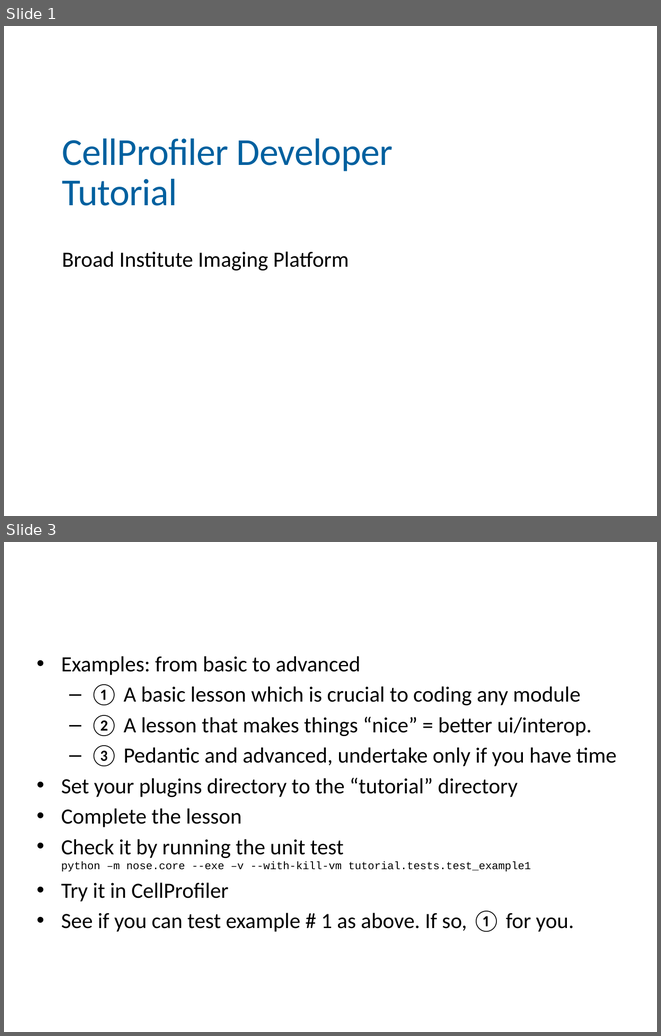
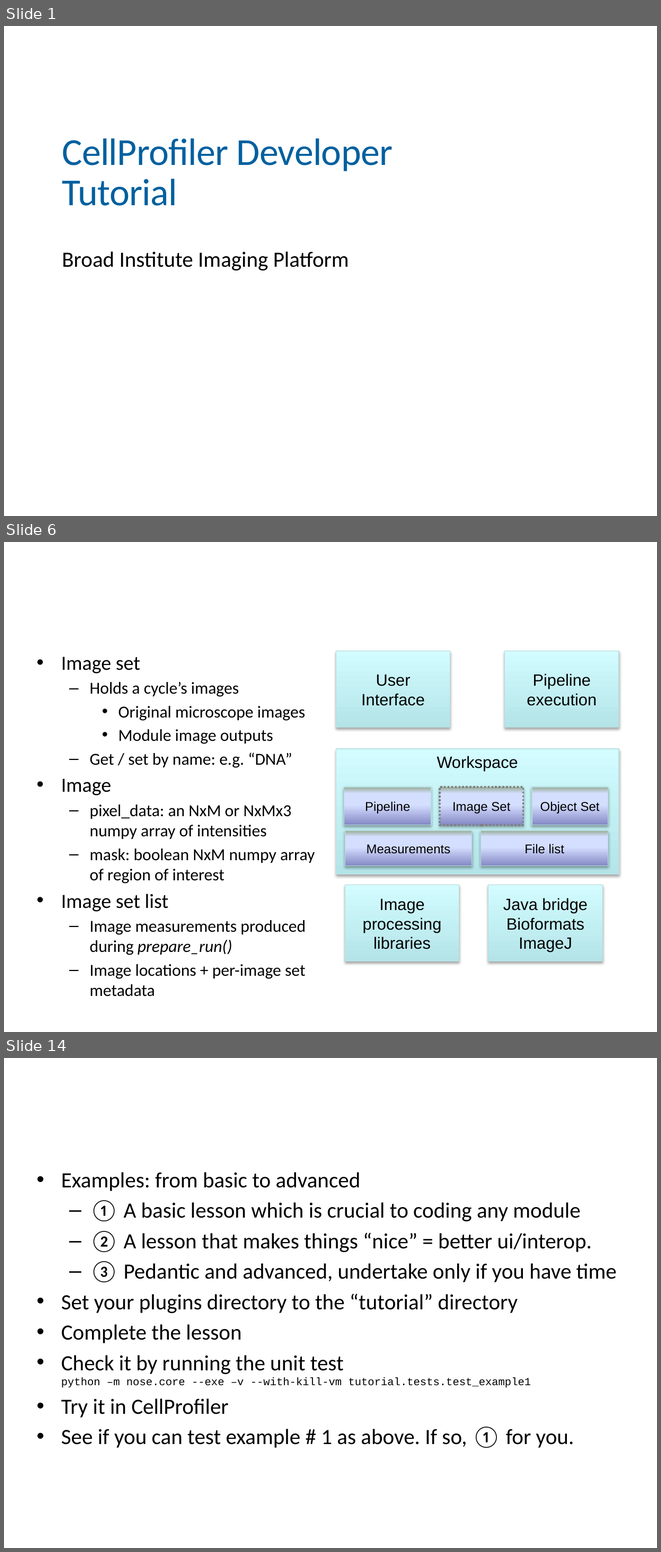
Before and after one commit to bethac07/tutorial, a slide deck: CellProfiler_Developer_Tutorial.pptx. Shown one above the other, each under a label of ours: slides 1 and 3 before the commit, slides 1, 6 and 14 after it; the slides between them are not shown. The pictures are 661x1036 and 661x1552 pixels, drawn with LibreOffice and Linux fonts; fonts in the diff are those of the drawing; background and template pictures are left out. Boxes give left, top, right and bottom in pixels: in the first picture for what was removed or moved away, otherwise in the second. Text is boxed around its words. In the diff, an @@ line names an element or a change of style, - is before the commit and + after.

Commit message:
Updated tutorial to add architecture session + made exercises quicker to do

```diff
--- a/CellProfiler_Developer_Tutorial.pptx
+++ b/CellProfiler_Developer_Tutorial.pptx
@@ slide 6 added at (4, 542, 657, 1032), background #FFFFFF @@
@@ title added at (37, 558, 542, 637), 36 pt, text #FFFFFF @@
+Architecture: Image set
@@ rectangle added at (336, 651, 450, 728), fill gradient #B5E5E9 to #D3FBFF, outline #B6DCDF 0.75 pt, 18 pt, text #000000 @@
+User Interface
@@ rectangle added at (505, 651, 619, 728), fill gradient #B5E5E9 to #D3FBFF, outline #B6DCDF 0.75 pt, 18 pt, text #000000 @@
+Pipeline execution
@@ text added at (61, 656, 315, 979), 18.5 pt, text #000000 @@
+• Image set
+  – Holds a cycle’s images
+    • Original microscope images
+    • Module image outputs
+  – Get / set by name: e.g. “DNA”
+• Image
+  – pixel_data: an NxM or NxMx3 numpy array of intensities
+  – mask: boolean NxM numpy array of region of interest
+• Image set list
+  – Image measurements produced during prepare_run()
+  – Image locations + per-image set metadata
@@ rectangle added at (336, 749, 618, 874), fill gradient #B5E5E9 to #D3FBFF, outline #BBE0E3 0.75 pt, 18 pt, text #000000 @@
+Workspace
@@ rectangle added at (344, 787, 431, 824), fill gradient #8488C4 to #D4DEFF to #96AB94, outline #B6DCDF 0.75 pt, 14 pt, text #000000 @@
+Pipeline
@@ rectangle added at (440, 787, 523, 824), fill gradient #8488C4 to #D4DEFF to #96AB94, outline #808080 2 pt dashed, 14 pt, text #000000 @@
+Image Set
@@ rectangle added at (531, 787, 608, 824), fill gradient #8488C4 to #D4DEFF to #96AB94, outline #B6DCDF 0.75 pt, 14 pt, text #000000 @@
+Object Set
@@ rectangle added at (345, 831, 472, 866), fill gradient #8488C4 to #D4DEFF to #96AB94, outline #B6DCDF 0.75 pt, 14 pt, text #000000 @@
+Measurements
@@ rectangle added at (480, 831, 608, 866), fill gradient #8488C4 to #D4DEFF to #96AB94, outline #B6DCDF 0.75 pt, 14 pt, text #000000 @@
+File list
@@ rectangle added at (345, 885, 459, 961), fill gradient #B5E5E9 to #D3FBFF, outline #B6DCDF 0.75 pt, 18 pt, text #000000 @@
+Image processing libraries
@@ rectangle added at (488, 885, 603, 961), fill gradient #B5E5E9 to #D3FBFF, outline #B6DCDF 0.75 pt, 18 pt, text #000000 @@
+Java bridge
+Bioformats
+ImageJ
@@ what was slide 3 is now slide 14 @@
```
Also in this commit, not shown: 11 slides changed, 11 other slides added, 1 slide removed.
